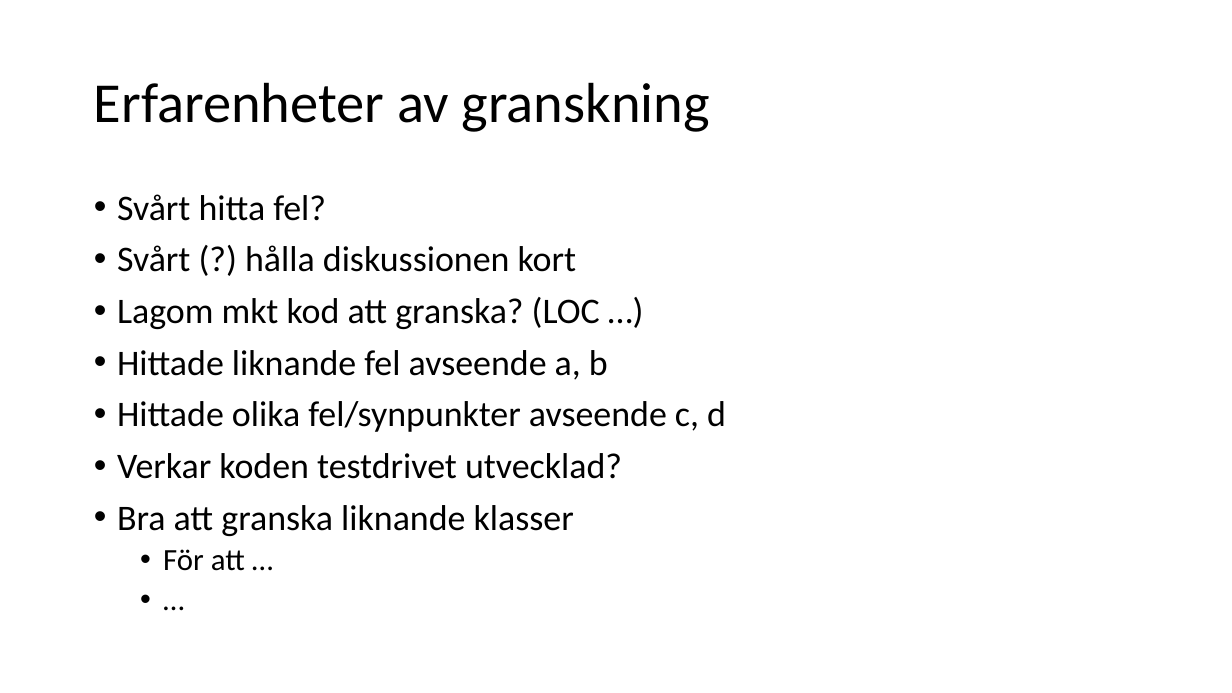
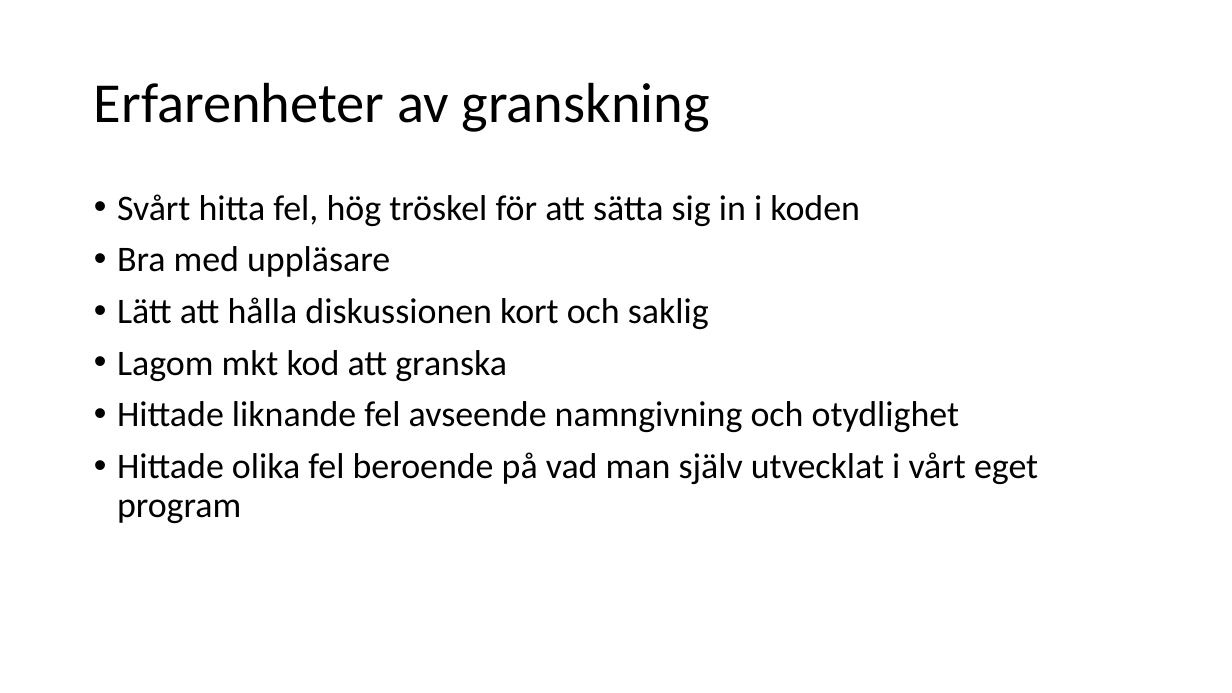
Before and after one commit to hampusidstam/InteGame, a slide deck: slide 29 of docs/Slutredovisning_grp5_v8.pptx. Drawn at 1232x693 pixels with LibreOffice and Linux fonts; fonts in the diff are those of the drawing. Boxes give left, top, right and bottom in pixels: in the first picture for what was removed or moved away, otherwise in the second. Text is boxed around its words. In the diff, an @@ line names an element or a change of style, - is before the commit and + after.

```diff
--- a/docs/Slutredovisning_grp5_v8.pptx
+++ b/docs/Slutredovisning_grp5_v8.pptx
@@ text at (117, 194, 1038, 523): text changed @@
-• Svårt hitta fel?
-• Svårt (?) hålla diskussionen kort
-• Lagom mkt kod att granska? (LOC …)
-• Hittade liknande fel avseende a, b
-• Hittade olika fel/synpunkter avseende c, d
-• Verkar koden testdrivet utvecklad?
-• Bra att granska liknande klasser
-  • För att …
-  • …
+• Svårt hitta fel, hög tröskel för att sätta sig in i koden
+• Bra med uppläsare
+• Lätt att hålla diskussionen kort och saklig
+• Lagom mkt kod att granska
+• Hittade liknande fel avseende namngivning och otydlighet
+• Hittade olika fel beroende på vad man själv utvecklat i vårt eget program
```
Also in this commit, not shown: 1 other slide changed, 1 slide added, 1 slide removed.
